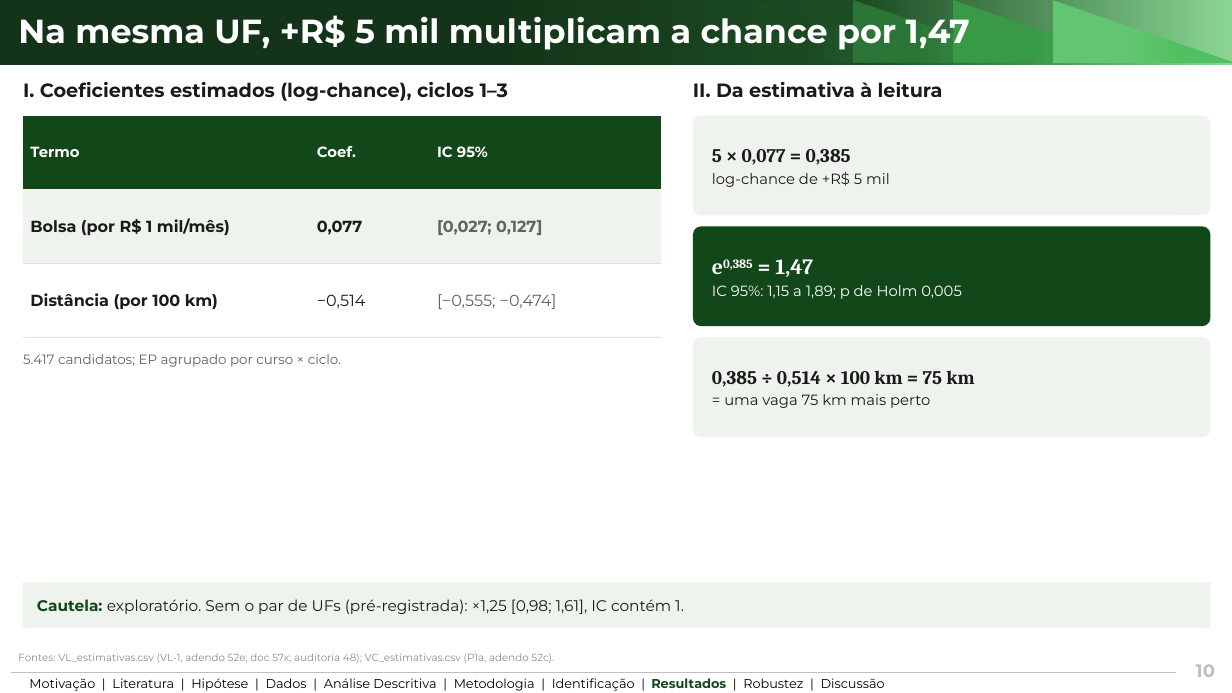
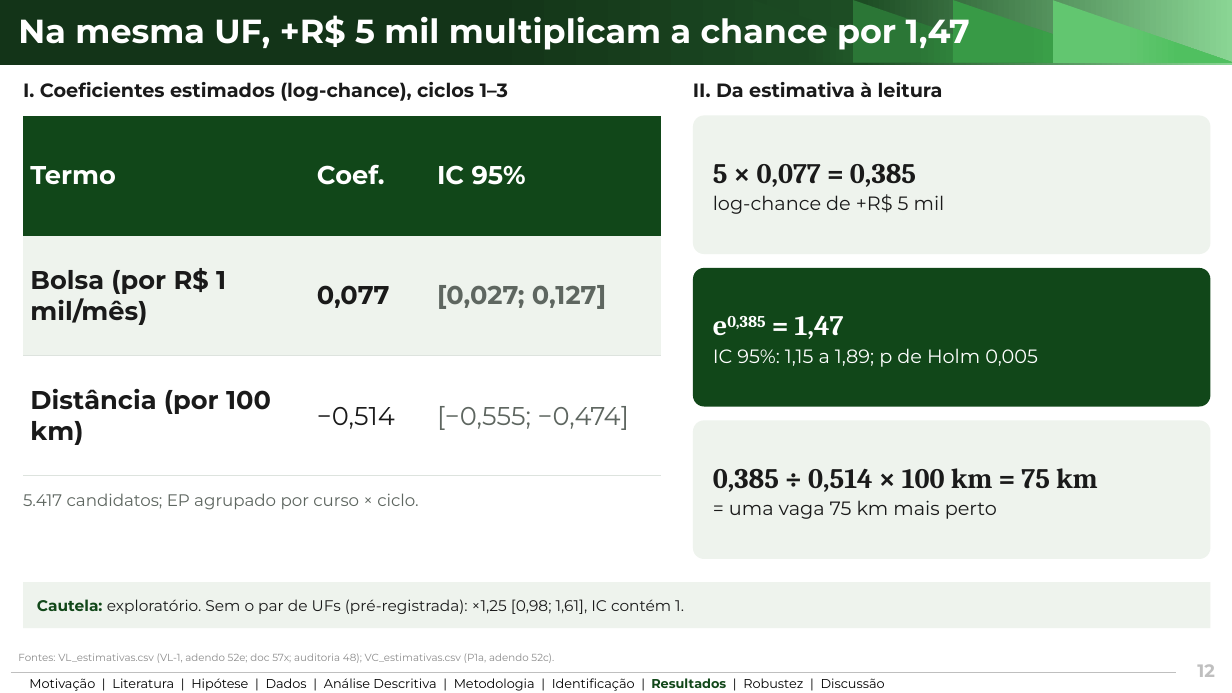
Before and after one commit to ka1victor/impact-eval-health-econ-pmme, a slide deck: slide 12 of output/apresentacao_banca_final/deck_banca_final.pptx (slide 10 before the commit). Drawn at 1232x693 pixels with LibreOffice and Linux fonts; fonts in the diff are those of the drawing; background and template pictures are left out. Boxes give left, top, right and bottom in pixels: in the first picture for what was removed or moved away, otherwise in the second. Text is boxed around its words. In the diff, an @@ line names an element or a change of style, - is before the commit and + after.

```diff
--- a/output/apresentacao_banca_final/deck_banca_final.pptx
+++ b/output/apresentacao_banca_final/deck_banca_final.pptx
@@ table at [23, 116, 661, 476] @@
@@ size 11.5 to 20 pt in "Termo", "Coef.", "IC 95%" @@
@@ size 12.5 to 20 pt in "Bolsa (por R$ 1 mil/mês)", "0,077", "[0,027; 0,127]", "Distância (por 100 km)" and 2 more places @@
@@ rounded rectangle "5 × 0,077 = 0,385": place and size @@
-rounded rectangle "5 × 0,077 = 0,385" at [693, 116, 1211, 215]
+rounded rectangle "5 × 0,077 = 0,385" at [693, 116, 1211, 254]
@@ rounded rectangle "5 × 0,077 = 0,385" at [693, 116, 1211, 254]: size 15 to 22 pt in "5 × 0,077 = 0,385"; size 11.5 to 15 pt in "log-chance de +R$ 5 mil" @@
@@ rounded rectangle "e0,385 = 1,47": place and size @@
-rounded rectangle "e0,385 = 1,47" at [693, 226, 1211, 326]
+rounded rectangle "e0,385 = 1,47" at [693, 268, 1211, 407]
@@ rounded rectangle "e0,385 = 1,47" at [693, 268, 1211, 407]: size 17 to 22 pt in "e0,385 = 1,47"; size 11.5 to 15 pt in "IC 95%: 1,15 a 1,89; p de ..." @@
@@ rounded rectangle "0,385 ÷ 0,514 × 100 ...": place and size @@
-rounded rectangle "0,385 ÷ 0,514 × 100 ..." at [693, 337, 1211, 437]
+rounded rectangle "0,385 ÷ 0,514 × 100 ..." at [693, 421, 1211, 559]
@@ rounded rectangle "0,385 ÷ 0,514 × 100 ..." at [693, 421, 1211, 559]: size 15 to 22 pt in "0,385 ÷ 0,514 × 100 km = ..."; size 11.5 to 15 pt in "= uma vaga 75 km mais perto" @@
@@ text "5.417 candidatos; EP agrupado por ...": place and size @@
-text "5.417 candidatos; EP agrupado por ..." at [23, 354, 341, 367]
+text "5.417 candidatos; EP agrupado por ..." at [23, 493, 418, 510]
@@ text "5.417 candidatos; EP agrupado por ..." at [23, 493, 418, 510]: size 10.5 to 13 pt @@
@@ text at [1197, 664, 1215, 677]: text changed @@
-10
+12
```
Also in this commit, not shown: 13 other slides changed, 2 slides added, 1 slide removed, 7 other files.
